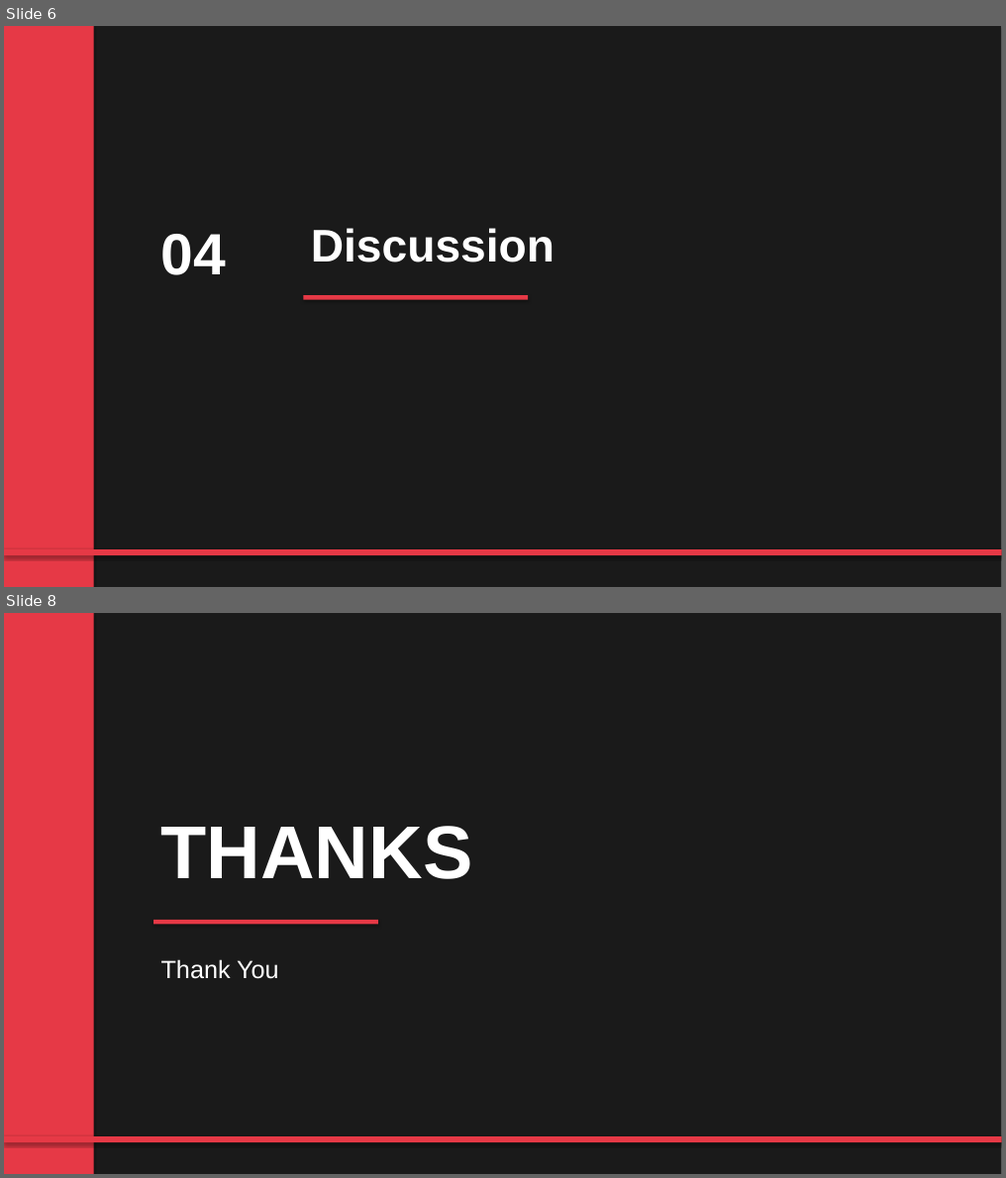
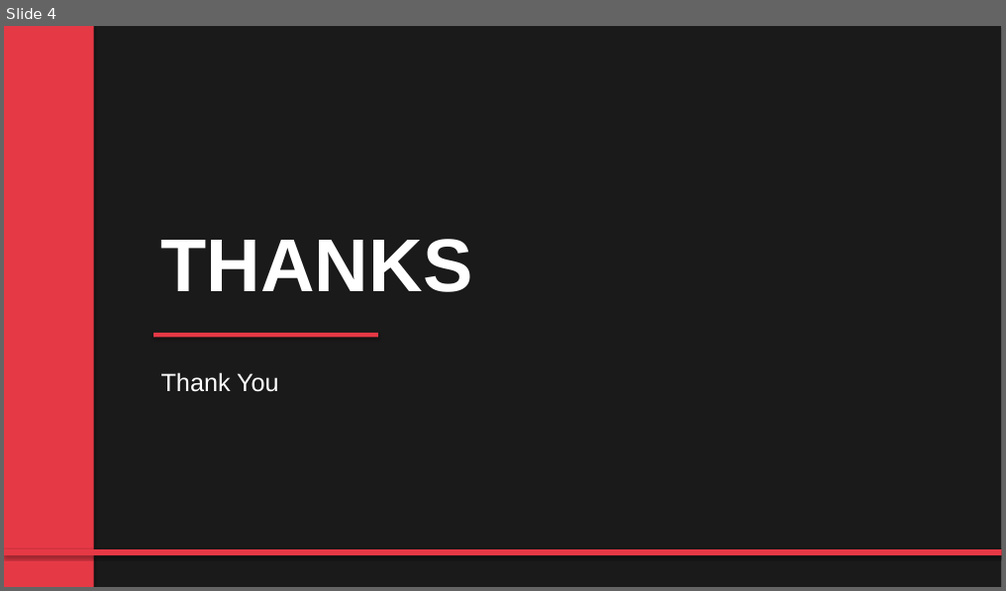
Before and after one commit to moonstarWng/PaperDeck, a slide deck: demo/demo2/template.pptx. Shown one above the other, each under a label of ours: slides 6 and 8 before the commit, slide 4 after it; the slides between them are not shown. The pictures are 1006x1178 and 1006x591 pixels, drawn with LibreOffice and Linux fonts; fonts in the diff are those of the drawing. Boxes give left, top, right and bottom in pixels: in the first picture for what was removed or moved away, otherwise in the second. Text is boxed around its words. In the diff, an @@ line names an element or a change of style, - is before the commit and + after.

```diff
--- a/demo/demo2/template.pptx
+++ b/demo/demo2/template.pptx
@@ slide 6 removed at box(4, 26, 1002, 587), background #FFFFFF @@
@@ rectangle removed at box(4, 26, 1002, 587) @@
@@ rectangle removed at box(4, 26, 94, 587) @@
@@ text removed at box(311, 228, 554, 263) @@
-Discussion
@@ text removed at box(161, 234, 226, 275) @@
-04
@@ rectangle removed at box(303, 295, 528, 300) @@
@@ rectangle removed at box(4, 550, 1002, 556) @@
@@ what was slide 8 is now slide 4 @@
```
Also in this commit, not shown: 3 slides changed, 3 other slides removed, 4 other files.
